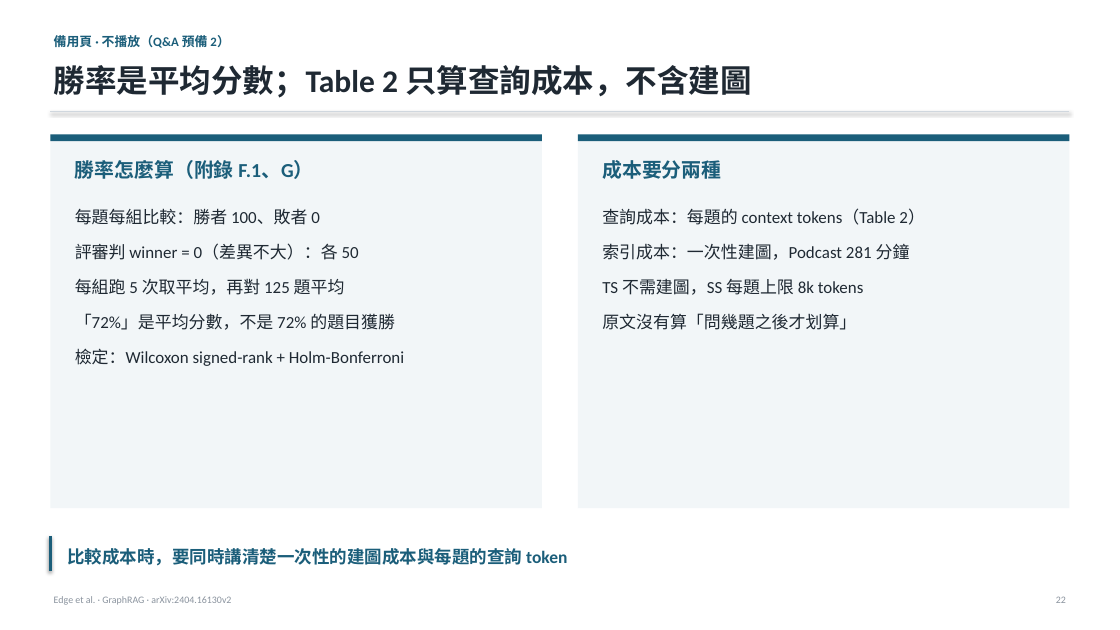
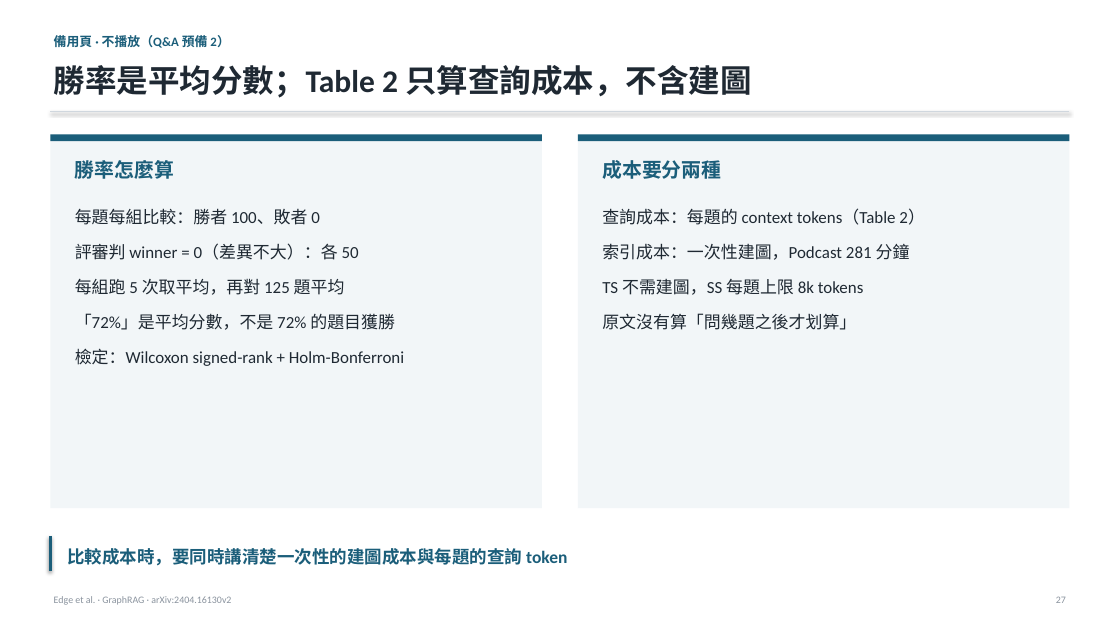
Before and after one commit to Moris-Zhan/CV-RAG-LLM-Papers, a slide deck: slide 27 of RAG/2024_GraphRAG/slides_zh-TW.pptx (slide 22 before the commit). Drawn at 1120x630 pixels with LibreOffice and Linux fonts; fonts in the diff are those of the drawing. Boxes give left, top, right and bottom in pixels: in the first picture for what was removed or moved away, otherwise in the second. Text is boxed around its words. In the diff, an @@ line names an element or a change of style, - is before the commit and + after.

```diff
--- a/RAG/2024_GraphRAG/slides_zh-TW.pptx
+++ b/RAG/2024_GraphRAG/slides_zh-TW.pptx
@@ text at (75, 160, 174, 179): text changed @@
-勝率怎麼算（附錄 F.1、G）
+勝率怎麼算
```
Also in this commit, not shown: 21 other slides changed, 5 slides added, 5 other files.
